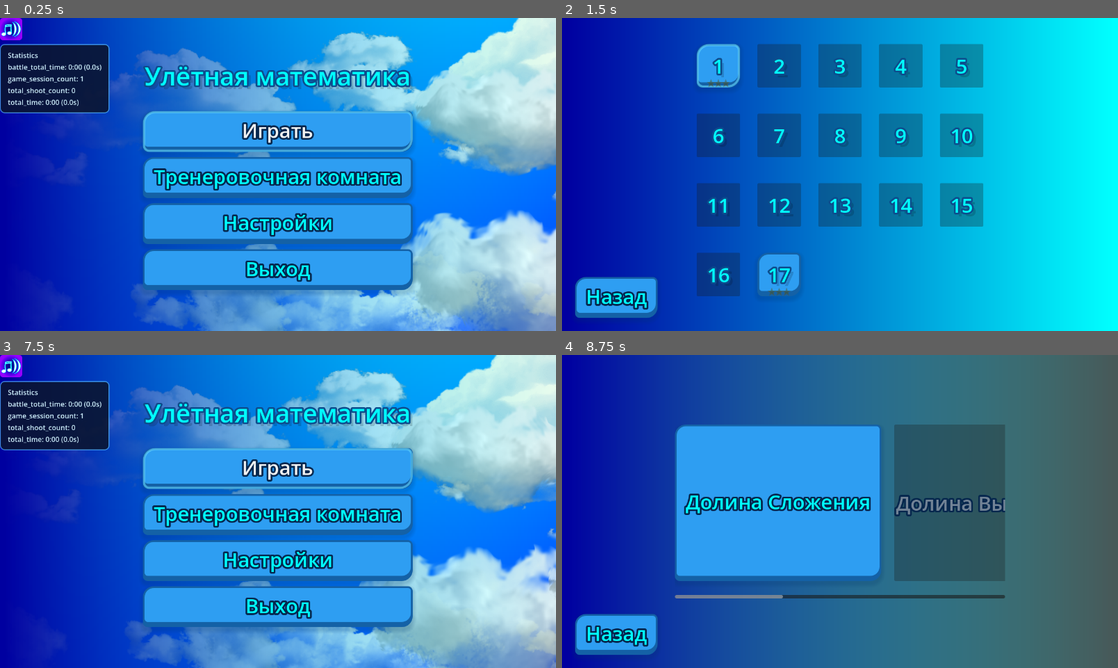
Above: before the commit, frames 1-4 (two rows, left to right).
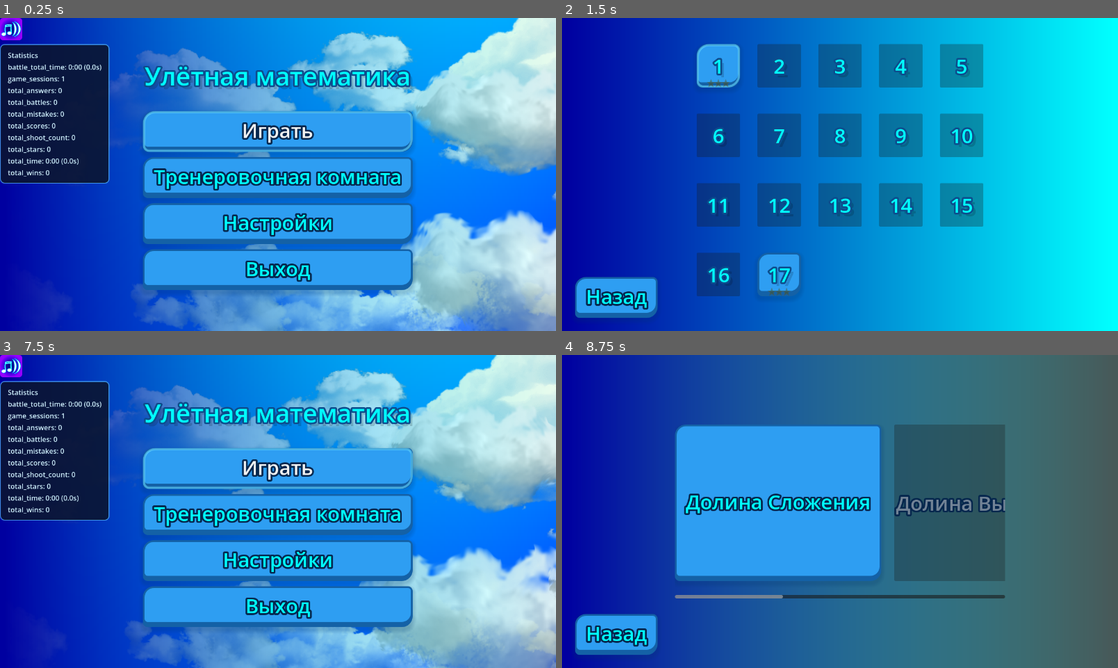
Above: after the commit, the same moments.

Repository: GGamezebo/quizmatik
Game: Godot game, scene res://main.tscn
Same seed, same stepped clock (60 frames per second), same inputs: the game is played once before the commit and once after it.
Inputs (mouse positions are in pixels of both pictures, inside the frame that each line leads up to):
- Up to frame 1 (0.25 s): no input
- Up to frame 2 (1.5 s): click "Играть" at 0.5 s; click "Долина Сложения" at 1.25 s
- Up to frame 3 (7.5 s): click "Назад" at 2 s; tap Enter at 2.75, 4.25, 5.75 s; move the mouse to (400, 495) at 2.77 s; hold Right (ui_right) 2.78-3.53 s; tap Space (shoot) at 2.85, 3.5, 4.35, 5, 5.85, 6.5, 7.35 s; move the mouse to (166, 527) at 3.52 s; hold Down (ui_down) 3.53-4.28 s; tap Tab at 3.6, 5.1, 6.6 s; move the mouse to (333, 442) at 4.27 s; hold Right (ui_right) 4.28-5.03 s; move the mouse to (250, 574) at 5.02 s; hold Up (ui_up) 5.03-5.78 s; move the mouse to (444, 558) at 5.77 s; hold Left (ui_left) 5.78-7.28 s; move the mouse to (111, 464) at 6.52 s; move the mouse to (305, 511) at 7.27 s; hold Down (ui_down) from 7.28 s (still down)
- Up to frame 4 (8.75 s): release Down (ui_down) at 8 s; click "Играть" at 8 s

The runs differ from the first frame. In frame 1, 4.7% of the frame differs, in the area x 0-20%, y 18-53%; in frame 2, nothing differs; in frame 3, 4.7%; in frame 4, nothing differs.

Commit message:
add new statistics

Diff:
--- a/src/contexts/game_context/game_events.gd
+++ b/src/contexts/game_context/game_events.gd
@@ -4,3 +4,5 @@
 @warning_ignore("unused_signal") signal ev_game_state_changed(from_state: String, to_state: String)
 @warning_ignore("unused_signal") signal ev_explosion(answer: Answer, hit_point: Vector2)
 @warning_ignore("unused_signal") signal ev_shoot()
+@warning_ignore("unused_signal") signal ev_correct_answer
+@warning_ignore("unused_signal") signal ev_mistake
--- a/src/contexts/game_context/game_logic/game_manager/game_states/game_state.gd
+++ b/src/contexts/game_context/game_logic/game_manager/game_states/game_state.gd
@@ -60,10 +60,12 @@
 func _apply_combat(action: CombatResolver.HitAction, answer: Answer) -> void:
 	match action:
 		CombatResolver.HitAction.CORRECT:
+			game_events.ev_correct_answer.emit()
 			answer.right()
 			if _round_controller.on_correct_answer():
 				_end_game()
 		CombatResolver.HitAction.WRONG_SHOT:
+			game_events.ev_mistake.emit()
 			_round_controller.remove_answer(answer)
 			answer.fail()
 			answer.take_damage()
@@ -71,6 +73,7 @@
 				_end_game()
 		CombatResolver.HitAction.WRONG_COLLISION:
 			if _round_controller.has_answer(answer):
+				game_events.ev_mistake.emit()
 				answer.fail()
 				_round_controller.kill_all_answers()
 				if CombatResolver.apply_damage(player):
--- a/src/contexts/main_context/account/progress.gd
+++ b/src/contexts/main_context/account/progress.gd
@@ -22,7 +22,13 @@
 static func default_statistics() -> Dictionary:
 	return {
 		"total_time": 0.0,
-		"game_session_count": 0,
+		"game_sessions": 0,
 		"battle_total_time": 0.0,
 		"total_shoot_count": 0,
+		"total_battles": 0,
+		"total_wins": 0,
+		"total_answers": 0,
+		"total_scores": 0,
+		"total_stars": 0,
+		"total_mistakes": 0,
 	}
--- a/src/contexts/main_context/account/statistics_controller.gd
+++ b/src/contexts/main_context/account/statistics_controller.gd
@@ -13,7 +13,10 @@
 	_start_game_session()
 	_listener.add(main_events.ev_battle_started, _on_battle_started)
 	_listener.add(main_events.ev_battle_finished, _on_battle_finished)
+	_listener.add(main_events.ev_exit_game, _on_exit_game)
 	_listener.add(game_events.ev_shoot, _on_shoot)
+	_listener.add(game_events.ev_correct_answer, _on_correct_answer)
+	_listener.add(game_events.ev_mistake, _on_mistake)
 
 func _exit_tree() -> void:
 	_finish_game_session()
@@ -29,11 +32,14 @@
 func _start_game_session() -> void:
 	_game_session_start_msec = Time.get_ticks_msec()
 	var stats := _statistics()
-	stats["game_session_count"] = int(stats["game_session_count"]) + 1
+	stats["game_sessions"] = int(stats["game_sessions"]) + 1
 	_save()
 
 func _on_battle_started() -> void:
 	_battle_start_msec = Time.get_ticks_msec()
+	var stats := _statistics()
+	stats["total_battles"] = int(stats["total_battles"]) + 1
+	_save()
 
 func _on_battle_finished() -> void:
 	if _battle_start_msec < 0:
@@ -60,3 +66,21 @@
 func _on_shoot() -> void:
 	var stats := _statistics()
 	stats["total_shoot_count"] = int(stats["total_shoot_count"]) + 1
+
+func _on_correct_answer() -> void:
+	var stats := _statistics()
+	stats["total_answers"] = int(stats["total_answers"]) + 1
+
+func _on_mistake() -> void:
+	var stats := _statistics()
+	stats["total_mistakes"] = int(stats["total_mistakes"]) + 1
+
+func _on_exit_game(data: Dictionary) -> void:
+	if not data.has("score"):
+		return
+	var stats := _statistics()
+	stats["total_scores"] = int(stats["total_scores"]) + int(data.get("score", 0))
+	stats["total_stars"] = int(stats["total_stars"]) + int(data.get("stars", 0))
+	if data.get("is_win", false):
+		stats["total_wins"] = int(stats["total_wins"]) + 1
+	_save()
